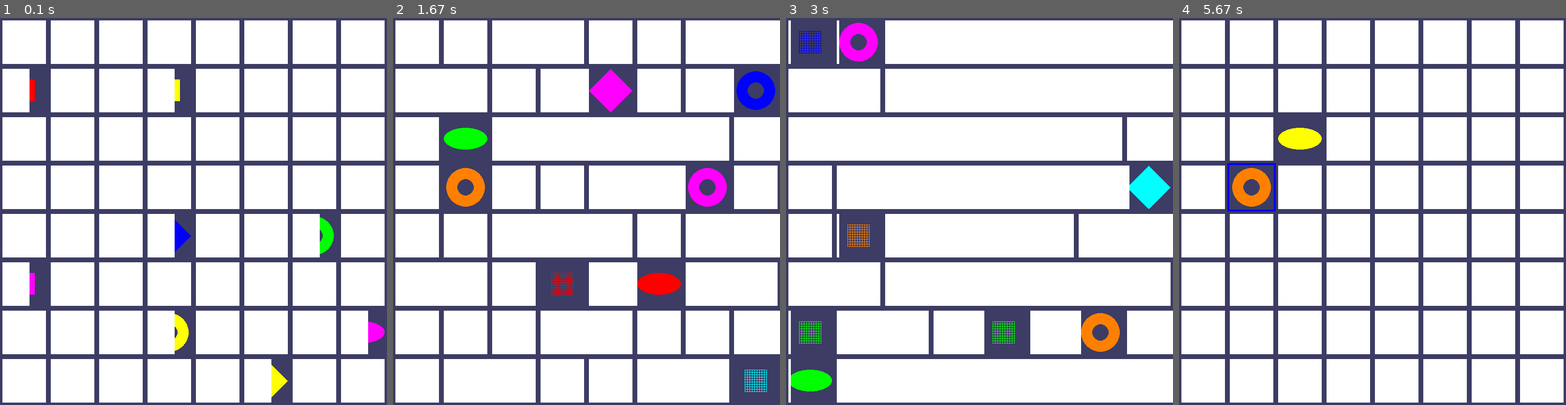
Above: before the commit, frames 1-4 (left to right).
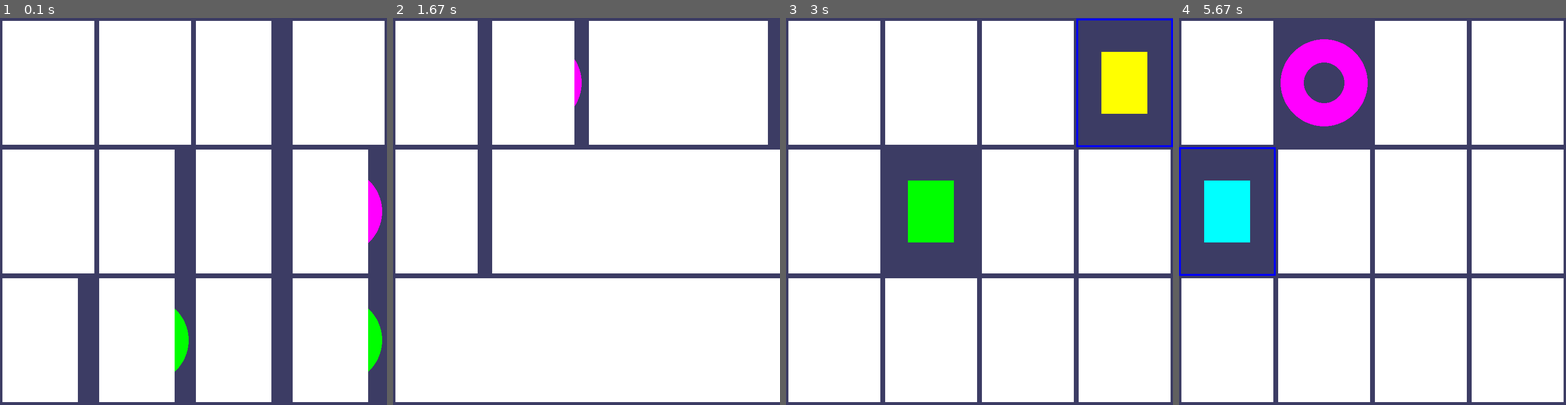
Above: after the commit, the same moments.

Repository: leonceva/PyGame
Game: pygame game, started from 3_Memory_Puzzle/memory_puzzle.py
The game is run twice, just before and just after one commit, with the same random seed, the same clock (stepped at 60 frames per second) and the same inputs.
Inputs (mouse positions are in pixels of both pictures, inside the frame that each line leads up to):
- Up to frame 1 (0.1 s): no input
- Up to frame 2 (1.67 s): click (493, 134) at 1.38 s
- Up to frame 3 (3 s): press the mouse at (933, 211) at 1.7 s; move the mouse to (890, 250) at 1.8 s; release the mouse at (851, 288) at 1.93 s; click (1080, 64) at 2.05 s
- Up to frame 4 (5.67 s): press the mouse at (1326, 83) at 4.2 s; move the mouse to (1310, 103) at 4.3 s; release the mouse at (1298, 118) at 4.43 s; press the mouse at (1326, 83) at 4.53 s; move the mouse to (1310, 196) at 4.63 s; release the mouse at (1302, 304) at 4.77 s; press the mouse at (1326, 83) at 4.87 s; move the mouse to (1283, 134) at 4.97 s; release the mouse at (1244, 184) at 5.1 s

The runs differ from the first frame. In frame 1, 25% of the frame differs, in the area x 0-100%, y 0-100%; in frame 2, 27%; in frame 3, 37%; in frame 4, 27%.

Commit message:
minor fix

Diff:
--- a/3_Memory_Puzzle/memory_puzzle.py
+++ b/3_Memory_Puzzle/memory_puzzle.py
@@ -11,8 +11,8 @@
 WINDOW_WDITH = 800
 WINDOW_HEIGHT = 800
 REVEAL_SPEED = int(1280*0.0135) # Speed boxes' sliding reveals and covers
-BOARD_WIDTH = 8
-BOARD_HEIGHT = 8
+BOARD_WIDTH = 4
+BOARD_HEIGHT = 3
 GAP_SIZE = 10 # Size of gap between boxes
 
 BOX_WIDTH = int((WINDOW_WDITH - (GAP_SIZE*BOARD_WIDTH)) / BOARD_WIDTH) # Size of box height/width
